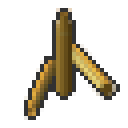
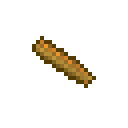
The second 128x128 image is a revision of the first. Changes to its layers:
painted on "metal" over [24, 8, 120, 120]
renamed "Screenshot_2020-10-02_00-31-27.png" to "Screenshot_2020-10-04_04-52-52.png", painted on it over [20, 8, 116, 120]
